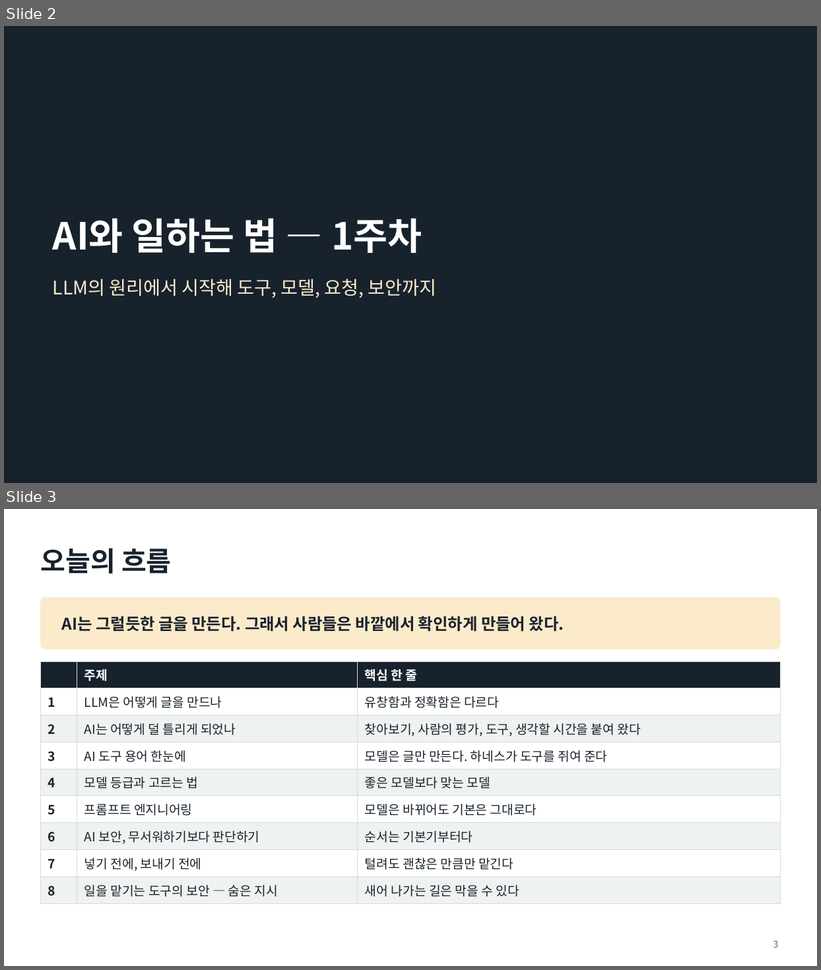
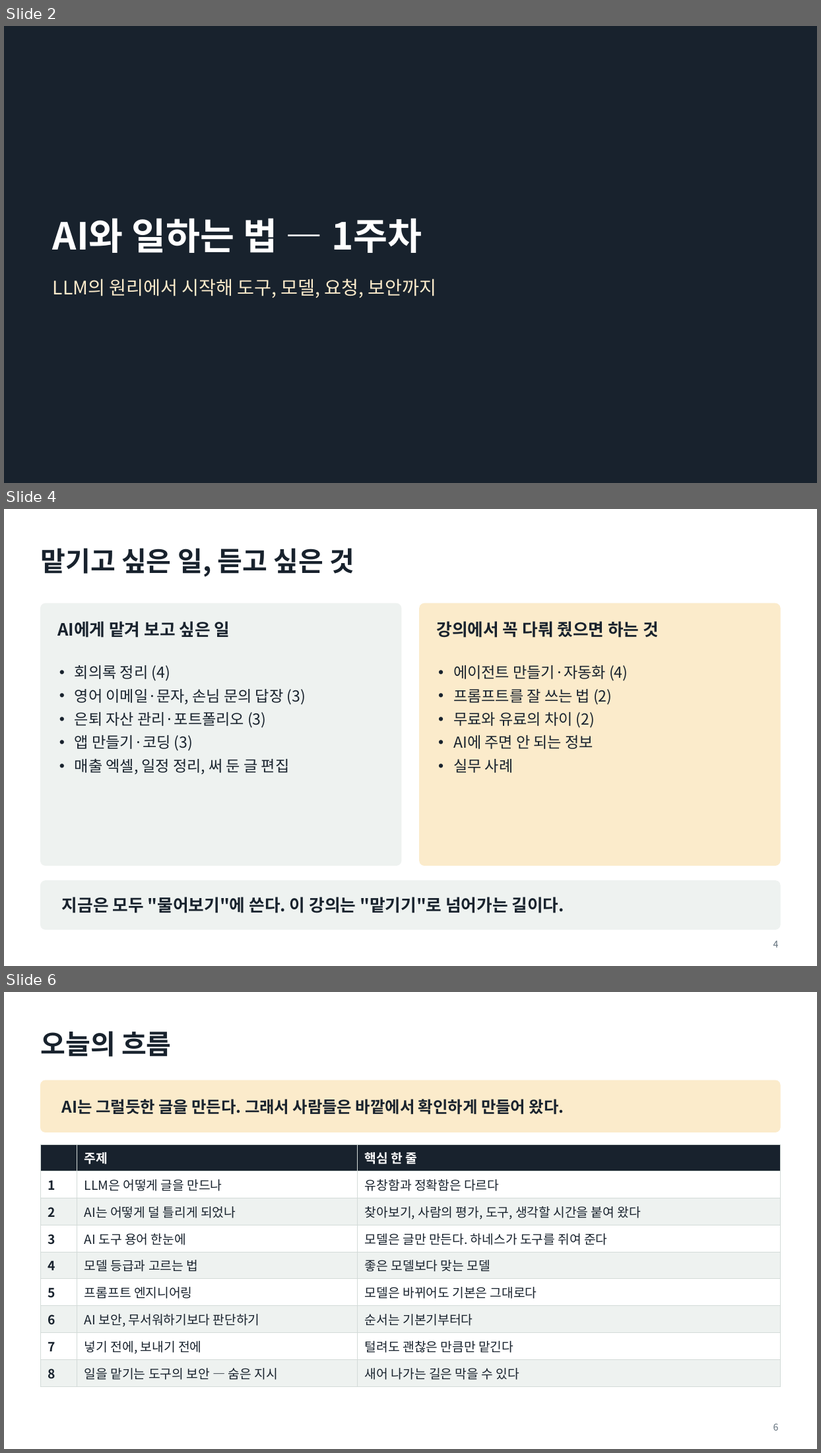
Before and after one commit to aplaxas/AI-Harness, a slide deck: courses/ai-for-work/1-week/decks/1주차-AI와-일하는-법.pptx. Shown one above the other, each under a label of ours: slides 2 and 3 before the commit, slides 2, 4 and 6 after it; the slides between them are not shown. The pictures are 821x970 and 821x1453 pixels, drawn with LibreOffice and Linux fonts; fonts in the diff are those of the drawing. Boxes give left, top, right and bottom in pixels: in the first picture for what was removed or moved away, otherwise in the second. Text is boxed around its words. In the diff, an @@ line names an element or a change of style, - is before the commit and + after.

```diff
--- a/courses/ai-for-work/1-week/decks/1주차-AI와-일하는-법.pptx
+++ b/courses/ai-for-work/1-week/decks/1주차-AI와-일하는-법.pptx
@@ slide 4 added at (4, 509, 817, 966), background #FFFFFF @@
@@ title added at (40, 548, 355, 577), 32 pt, text #18222D, bold @@
+맡기고 싶은 일, 듣고 싶은 것
@@ rounded rectangle added at (40, 603, 402, 866), fill #EEF2F0, outline #EEF2F0 0.75 pt @@
@@ rounded rectangle added at (420, 603, 781, 866), fill #FBEBCB, outline #FBEBCB 0.75 pt @@
@@ text added at (57, 621, 230, 638), 20 pt, text #18222D, bold @@
+AI에게 맡겨 보고 싶은 일
@@ text added at (437, 621, 659, 638), 20 pt, text #18222D, bold @@
+강의에서 꼭 다뤄 줬으면 하는 것
@@ text added at (75, 665, 305, 774), 18 pt, text #18222D @@
+• 회의록 정리 (4)
+• 영어 이메일·문자, 손님 문의 답장 (3)
+• 은퇴 자산 관리·포트폴리오 (3)
+• 앱 만들기·코딩 (3)
+• 매출 엑셀, 일정 정리, 써 둔 글 편집
@@ text added at (453, 665, 628, 773), 18 pt, text #18222D @@
+• 에이전트 만들기·자동화 (4)
+• 프롬프트를 잘 쓰는 법 (2)
+• 무료와 유료의 차이 (2)
+• AI에 주면 안 되는 정보
+• 실무 사례
@@ rounded rectangle added at (40, 881, 781, 930), fill #EEF2F0, outline #EEF2F0 0.75 pt @@
@@ text added at (62, 897, 564, 914), 20 pt, text #18222D, bold @@
+지금은 모두 "물어보기"에 쓴다. 이 강의는 "맡기기"로 넘어가는 길이다.
@@ page number added at (774, 941, 779, 948), 11 pt, text #5F6E7A @@
+4
@@ what was slide 3 is now slide 6 @@
@@ page number at (774, 1424, 779, 1431): text changed @@
-3
+6
```
Also in this commit, not shown: 1 slide changed, 3 other slides added, 2 other files.
